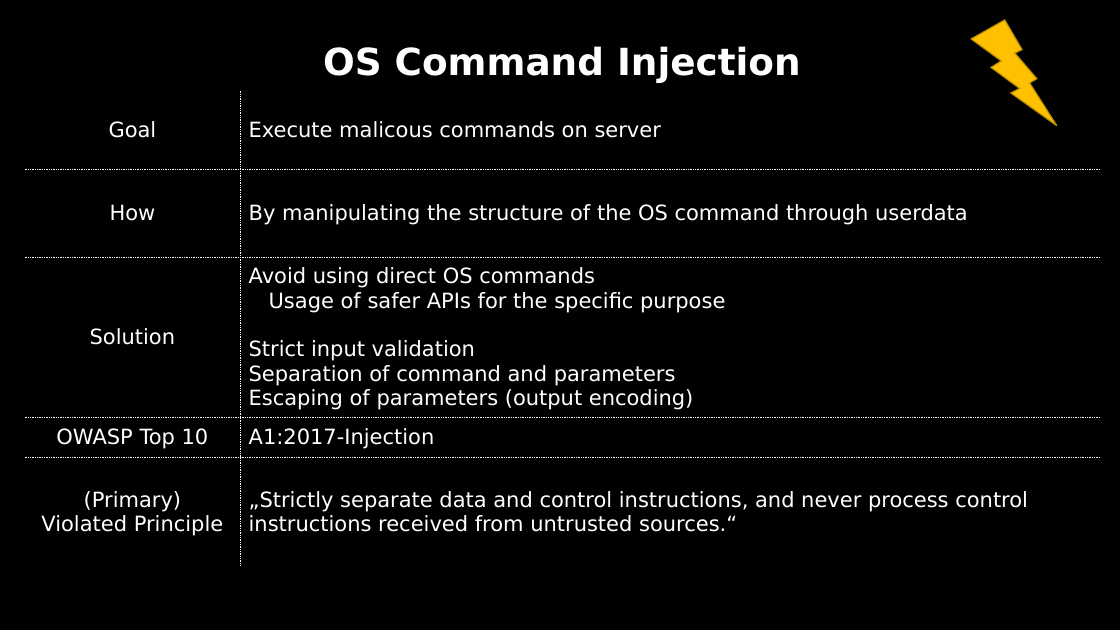
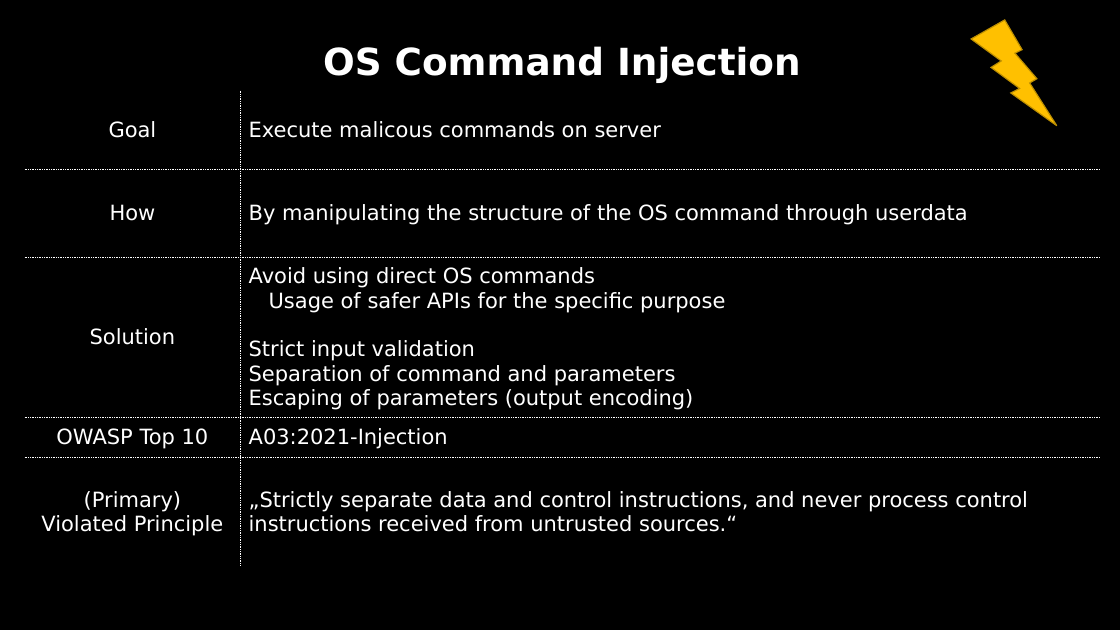
Before and after one commit to dschwarz91/websec-lecture, a slide deck: slide 15 of slides/X_Revision_Day_3.pptx. Drawn at 1120x630 pixels with LibreOffice and Linux fonts; fonts in the diff are those of the drawing. Boxes give left, top, right and bottom in pixels: in the first picture for what was removed or moved away, otherwise in the second. Text is boxed around its words. In the diff, an @@ line names an element or a change of style, - is before the commit and + after.

```diff
--- a/slides/X_Revision_Day_3.pptx
+++ b/slides/X_Revision_Day_3.pptx
@@ table at <box>24,34,1100,573</box> @@
-row 5, column 2: A1:2017-Injection
+row 5, column 2: A03:2021-Injection
```
Also in this commit, not shown: 2 other slides changed, 2 other files.
